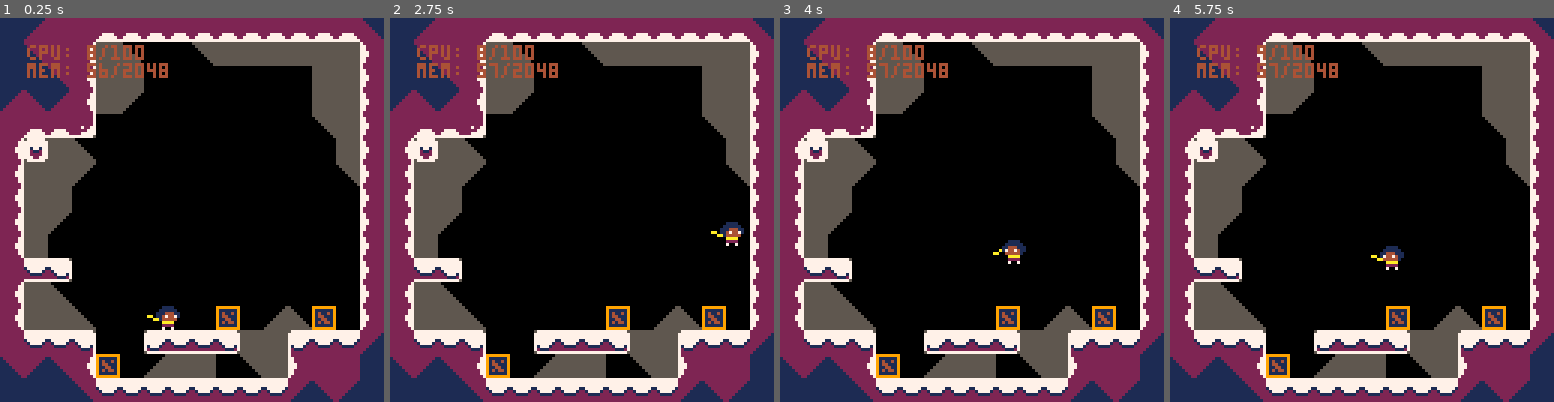
Above: before the commit, frames 1-4 (left to right).
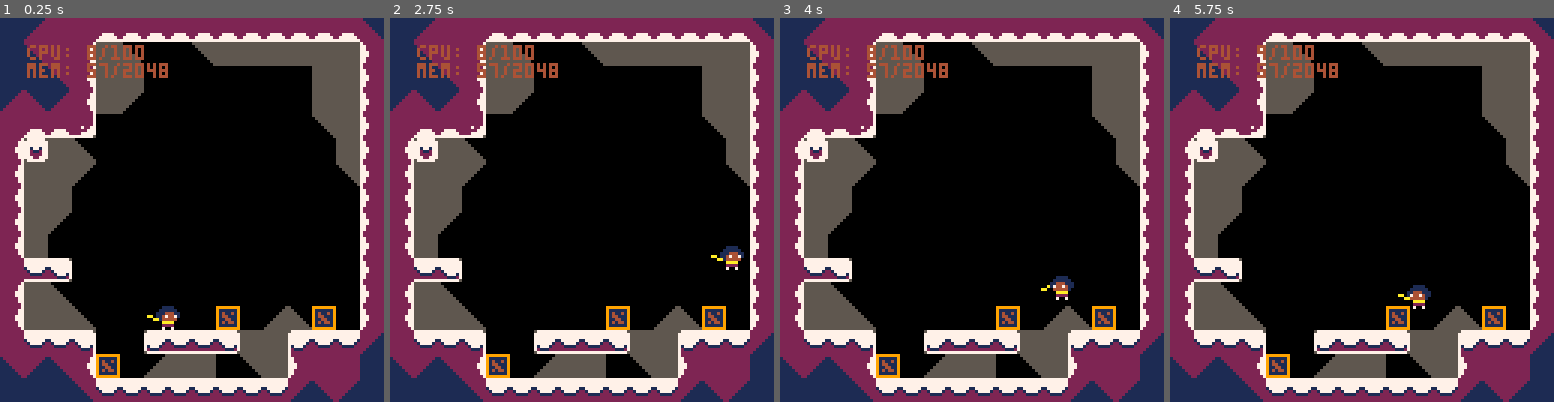
Above: after the commit, the same moments.

Repository: ExOK/Celeste2
Game: PICO-8 cartridge celeste2.p8
Two runs of this game, one before a commit and one after it. Both use one fixed random seed, a clock stepped at 60 frames per second and the inputs below.
Inputs:
- Up to frame 1 (0.25 s): no input
- Up to frame 2 (2.75 s): tap X (X key) at 0.33, 1.07, 1.85 s; tap O (Z key) at 0.7, 1.7, 2.1, 2.5 s; hold Right 1.6-2.1 s; hold Up 2.15-2.42 s; hold Right from 2.47 s (still down)
- Up to frame 3 (4 s): tap O (Z key) at 2.9, 3.3, 3.7 s; tap X (X key) at 2.97 s; release Right at 3.03 s; hold Left 3.08-3.58 s; hold Down 3.63-3.97 s
- Up to frame 4 (5.75 s): hold Right 4.02-4.68 s; tap X (X key) at 4.08, 5.2 s; tap O (Z key) every 0.4 s from 4.1 to 5.7 s; hold Up 4.73-5.03 s; hold Left 5.08-5.68 s; hold Down from 5.73 s (still down)

The runs differ from the first frame. In frame 1, less than 0.1% of the frame differs, in the area x 25-29%, y 11-16%; in frame 2, 0.6%, in the area x 83-93%, y 53-66%; in frame 3, 0.5%; in frame 4, 0.6%.

Commit message:
Jumping fixes

Diff:
--- a/player.lua
+++ b/player.lua
@@ -40,11 +40,18 @@
 		end
 
 		-- gravity
-		if (input_jump and self.t_var_jump > 0) then
-			self.speed_y = self.var_jump_speed
-			self.t_var_jump -= 1
-		elseif (not on_ground) then
+		if (not on_ground) then
 			self.speed_y = min(self.speed_y + 0.8, 6)
+		end
+
+		-- variable jumping
+		if (self.t_var_jump > 0) then
+			if (input_jump) then
+				self.speed_y = self.var_jump_speed
+				self.t_var_jump -= 1
+			else
+				self.t_var_jump = 0
+			end
 		end
 
 		-- jumping
